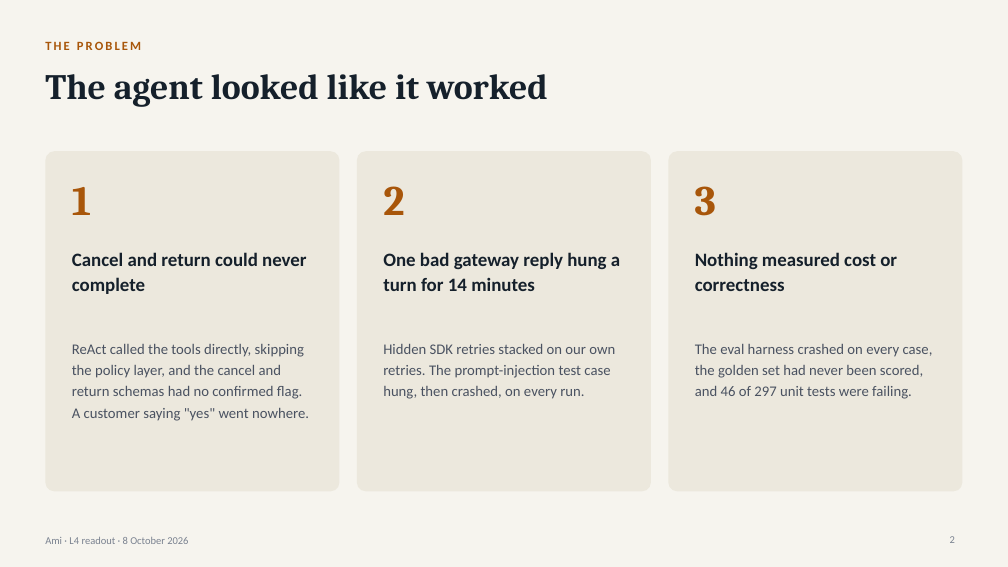
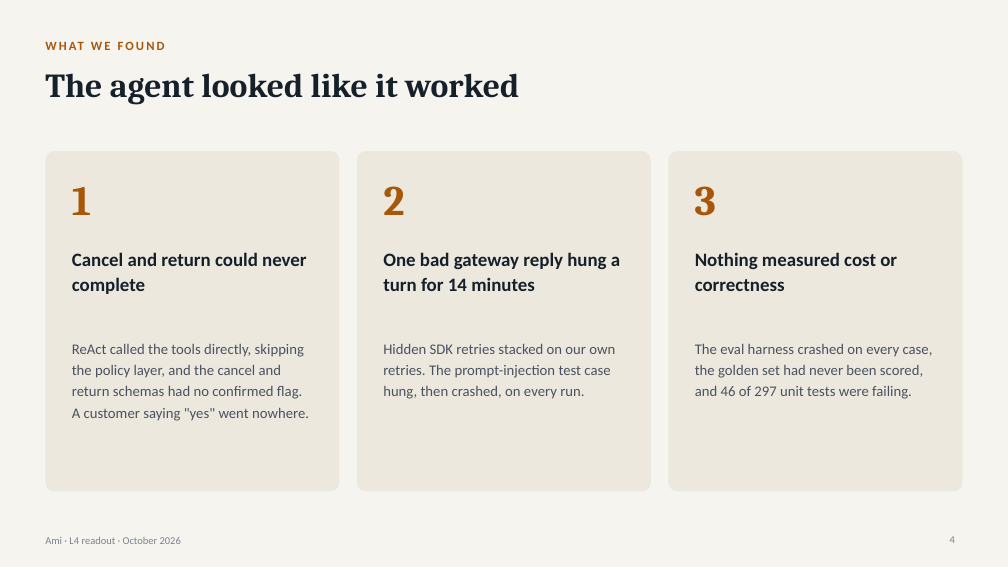
Before and after one commit to shreenathacc22/ami-l4-project, a slide deck: slide 4 of docs/Ami-L4-Readout-Bhargava-Shree-2026-10-08.pptx (slide 2 before the commit). Drawn at 1008x567 pixels with LibreOffice and Linux fonts; fonts in the diff are those of the drawing. Boxes give left, top, right and bottom in pixels: in the first picture for what was removed or moved away, otherwise in the second. Text is boxed around its words. In the diff, an @@ line names an element or a change of style, - is before the commit and + after.

```diff
--- a/docs/Ami-L4-Readout-Bhargava-Shree-2026-10-08.pptx
+++ b/docs/Ami-L4-Readout-Bhargava-Shree-2026-10-08.pptx
@@ text at (45, 41, 141, 50): text changed @@
-THE PROBLEM
+WHAT WE FOUND
@@ title "The agent looked like it ..." at (45, 73, 519, 105): size 34 to 32 pt @@
@@ text at (45, 537, 181, 544): text changed @@
-Ami · L4 readout · 8 October 2026
+Ami · L4 readout · October 2026
```
Also in this commit, not shown: 7 other slides changed, 3 slides added, 2 slides removed, 10 other files.
